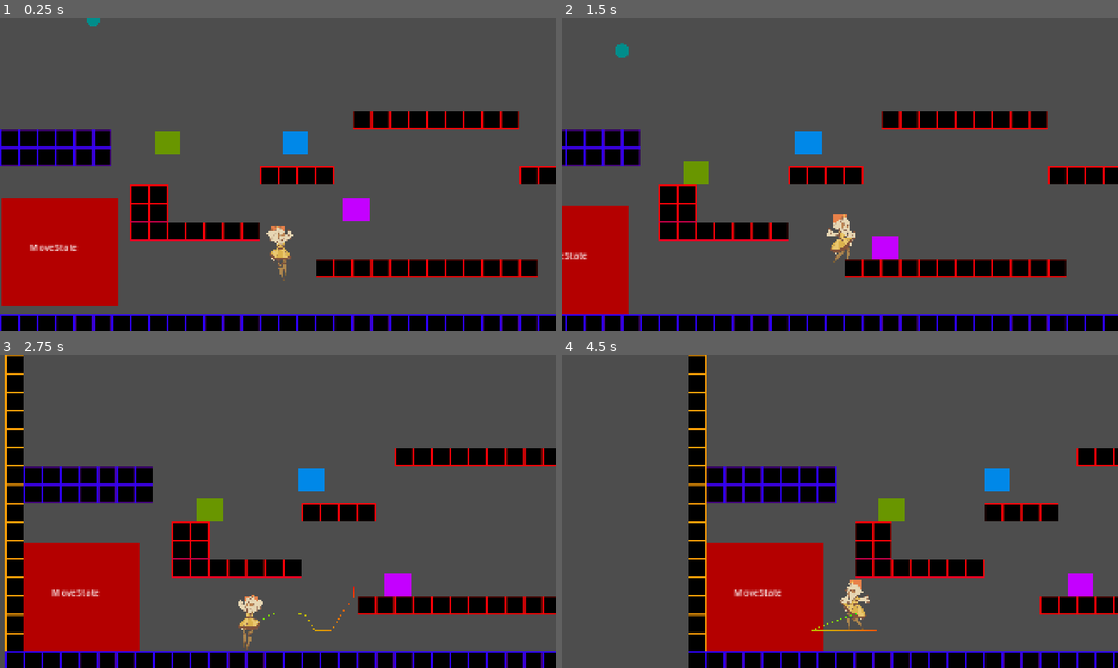
Above: before the commit, frames 1-4 (two rows, left to right).
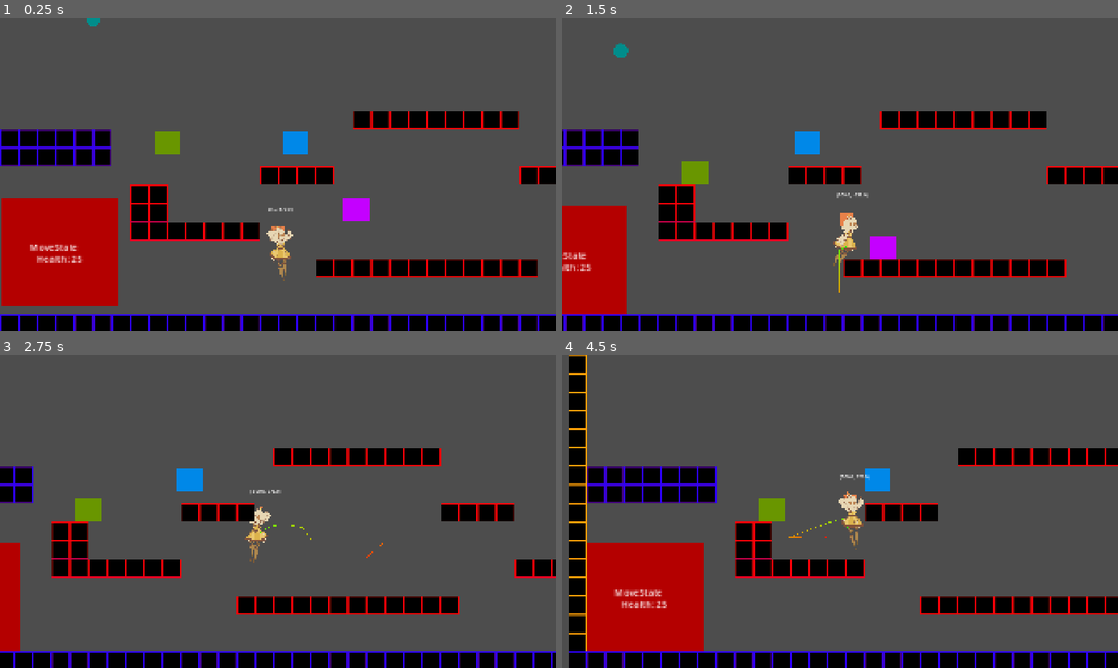
Above: after the commit, the same moments.

Repository: cmoll24/2025_IGC_Vela_Spark
Game: Godot game, scene res://src/levels/old/old_level_1V2.tscn
Same seed, same stepped clock (60 frames per second), same inputs: the game is played once before the commit and once after it. This scene is started directly instead of the project's main scene.
Inputs (mouse positions are in pixels of both pictures, inside the frame that each line leads up to):
- Up to frame 1 (0.25 s): no input
- Up to frame 2 (1.5 s): tap Enter at 0.5 s; move the mouse to (812, 237) at 0.52 s; hold C (dash) 0.53-1.28 s; hold Right (move_right) from 0.53 s (still down); click (812, 237) at 0.67 s; tap Z (jump) at 0.77, 0.8, 1.07, 1.35 s; move the mouse to (1006, 221) at 1.27 s
- Up to frame 3 (2.75 s): tap Z (jump) at 1.52, 1.82, 2.3 s; tap C (dash) at 1.55 s; move the mouse to (111, 464) at 2.02 s; release Right (move_right) at 2.03 s; hold Left (move_left) from 2.03 s (still down); hold C (dash) from 2.03 s (still down)
- Up to frame 4 (4.5 s): move the mouse to (867, 511) at 2.77 s; release C (dash) at 2.78 s; tap C (dash) at 2.85, 4.35 s; click (867, 511) at 2.92 s; tap Z (jump) at 3.02, 3.32 s; move the mouse to (756, 433) at 3.52 s; hold Z (jump) 3.53-4.28 s; move the mouse to (962, 495) at 4.27 s; release Left (move_left) at 4.28 s; hold Right (move_right) from 4.28 s (still down)

The runs differ from the first frame. In frame 1, 0.2% of the frame differs, in the area x 6-53%, y 60-79%; in frame 2, 3.4%; in frame 3, 27%; in frame 4, 36%, in the area x 1-100%, y 0-100%.

Commit message:
Added chain dash, hit anim and variable player ground collision box

Diff:
--- a/2025-igc-boss/src/boss/Boss.tscn
+++ b/2025-igc-boss/src/boss/Boss.tscn
@@ -87,6 +87,14 @@
 scale = Vector2(2, 2)
 text = "Current State"
 
+[node name="Health" type="Label" parent="."]
+offset_left = -104.0
+offset_top = 12.0
+offset_bottom = 35.0
+scale = Vector2(2, 2)
+text = "Health"
+horizontal_alignment = 1
+
 [node name="RightWallCheck" type="RayCast2D" parent="."]
 position = Vector2(0, 152)
 target_position = Vector2(400, 0)
--- a/2025-igc-boss/src/boss/boss.gd
+++ b/2025-igc-boss/src/boss/boss.gd
@@ -16,7 +16,7 @@
 @export var boss_positions : Array[Vector2]
 var current_pos_index : int = 0
 
-var health : int = 16
+var health : int = 25
 
 func get_next_boss_position():
 	return boss_positions[current_pos_index]
@@ -30,6 +30,7 @@
 	state_machine.transition_to(state_machine.states.keys().pick_random())
 
 func _process(_delta: float) -> void:
+	$Health.text = "Health: " + str(health)
 	if right_wall_check.is_colliding() or right_wall_check_2.is_colliding():
 		state_machine.transition_to("MoveState", -1)
 	elif left_wall_check.is_colliding() or left_wall_check_2.is_colliding():
--- a/2025-igc-boss/src/boss/boss_states/porcupineHeal.gd
+++ b/2025-igc-boss/src/boss/boss_states/porcupineHeal.gd
@@ -2,7 +2,7 @@
 class_name PorcupineHeal
 @export var boss : Boss
 
-@export var PORCUPINE_DURATION = 5
+@export var PORCUPINE_DURATION = 3
 
 var porcupine_timer = PORCUPINE_DURATION
 
@@ -11,8 +11,8 @@
 
 func enter(_arg):
 	porcupine_timer = PORCUPINE_DURATION
-	summon_projectile(deg_to_rad(50))
-	summon_projectile(deg_to_rad(130))
+	summon_projectile(deg_to_rad(20))#deg_to_rad(50))
+	summon_projectile(deg_to_rad(160))#deg_to_rad(130))
 
 func physics_update(delta: float) -> void:
 	porcupine_timer -= delta
@@ -28,8 +28,8 @@
 	instance.spawnPos = boss.global_position
 	instance.angle = angle
 	instance.SPEED = 500
-	instance.TIME_UNTIL_SWITCH = 0.5
-	instance.FREEZE_TIME = 1
-	instance.TIME_UNTIL_DESPAWN = PORCUPINE_DURATION - 1.5
+	instance.TIME_UNTIL_SWITCH = 0.3
+	instance.FREEZE_TIME = 0.7
+	instance.TIME_UNTIL_DESPAWN = PORCUPINE_DURATION - 1
 	Global.get_projectile_tree().add_child(instance)
 	instance.add_rider(static_enemy)
--- a/2025-igc-boss/src/boss/boss_states/teleportState.gd
+++ b/2025-igc-boss/src/boss/boss_states/teleportState.gd
@@ -19,7 +19,7 @@
 
 func teleport():
 
-	await get_tree().create_timer(1).timeout
+	await get_tree().create_timer(0.5).timeout
 
 	boss.global_position = offscreen_posiiton
 
@@ -31,4 +31,10 @@
 
 	boss.global_position = target_location
 	boss.increase_boss_pos_index()
-	transition.emit("porcupineHeal")
+
+	var choice = randi_range(0,99)
+
+	if choice < 60:
+		transition.emit("porcupineHeal")
+	else:
+		transition.emit("aimAttack")
--- a/2025-igc-boss/src/player/player.tscn
+++ b/2025-igc-boss/src/player/player.tscn
@@ -7,11 +7,15 @@
 [ext_resource type="PackedScene" uid="uid://quo4cjhqfu2a" path="res://src/player/playerAttack.tscn" id="5_5f2sf"]
 [ext_resource type="Texture2D" uid="uid://btyf7jjifl8q7" path="res://assets/character/Candle_Character_Static 2.png" id="5_l271a"]
 [ext_resource type="Texture2D" uid="uid://b84o3jcv3xoub" path="res://assets/character/Candle_Character_Static.png" id="6_8ydov"]
+[ext_resource type="Texture2D" uid="uid://dfj0l6n30o4cl" path="res://assets/character/Taking_Damage.png" id="6_ylhto"]
 [ext_resource type="Texture2D" uid="uid://6ov3g338cssa" path="res://assets/character/Jump2.png" id="8_ylhto"]
 [ext_resource type="Texture2D" uid="uid://b6uqqs5focbsv" path="res://assets/character/Static.png" id="9_cwolq"]
 
 [sub_resource type="RectangleShape2D" id="RectangleShape2D_rxibo"]
 size = Vector2(28, 178)
+
+[sub_resource type="RectangleShape2D" id="RectangleShape2D_ylhto"]
+size = Vector2(28, 126)
 
 [sub_resource type="Animation" id="Animation_5f2sf"]
 resource_name = "Fall"
@@ -85,6 +89,14 @@
 }, {
 "frames": [{
 "duration": 1.0,
+"texture": ExtResource("6_ylhto")
+}],
+"loop": true,
+"name": &"hit",
+"speed": 5.0
+}, {
+"frames": [{
+"duration": 1.0,
 "texture": ExtResource("6_8ydov")
 }],
 "loop": true,
@@ -109,7 +121,7 @@
 }]
 
 [sub_resource type="RectangleShape2D" id="RectangleShape2D_8ydov"]
-size = Vector2(182, 157)
+size = Vector2(290, 157)
 
 [sub_resource type="RectangleShape2D" id="RectangleShape2D_jiejy"]
 size = Vector2(78, 157)
@@ -118,9 +130,14 @@
 collision_layer = 2
 script = ExtResource("1_4anbu")
 
-[node name="CollisionShape2D" type="CollisionShape2D" parent="."]
+[node name="GroundCollision" type="CollisionShape2D" parent="."]
 position = Vector2(0, -15)
 shape = SubResource("RectangleShape2D_rxibo")
+
+[node name="AirCollision" type="CollisionShape2D" parent="."]
+position = Vector2(0, -32)
+shape = SubResource("RectangleShape2D_ylhto")
+disabled = true
 
 [node name="AnimationPlayer" type="AnimationPlayer" parent="."]
 libraries = {
@@ -143,7 +160,6 @@
 color = Color(1, 0, 0, 1)
 
 [node name="Debug_Label" type="Label" parent="."]
-visible = false
 offset_left = -33.0
 offset_top = -190.0
 offset_right = 17.0
@@ -152,7 +168,7 @@
 
 [node name="PlayerMovement" parent="." node_paths=PackedStringArray("player", "ground_detector", "air_jump_detector", "debug_label") instance=ExtResource("3_244u8")]
 player = NodePath("..")
-ground_detector = NodePath("../GroundDetector")
+ground_detector = NodePath("../SafeGroundDetector")
 air_jump_detector = NodePath("../AirJumpDetector")
 debug_label = NodePath("../Debug_Label")
 
@@ -161,11 +177,13 @@
 hitbox = NodePath("../player_hitbox")
 danger_detector = NodePath("../danger_detector")
 
-[node name="PlayerAttack" parent="." node_paths=PackedStringArray("player", "attackbox") instance=ExtResource("5_5f2sf")]
+[node name="PlayerAttack" parent="." node_paths=PackedStringArray("player", "attackbox", "attack_look_ahead") instance=ExtResource("5_5f2sf")]
 player = NodePath("..")
 attackbox = NodePath("../flippable/player_attackbox")
+attack_look_ahead = NodePath("../flippable/attack_look_ahead")
 
 [node name="player_hitbox" type="Area2D" parent="."]
+visible = false
 collision_layer = 0
 collision_mask = 12
 
@@ -175,6 +193,7 @@
 debug_color = Color(0.7026044, 0.2792841, 1, 0.41960785)
 
 [node name="danger_detector" type="Area2D" parent="."]
+visible = false
 position = Vector2(0, -10)
 collision_layer = 0
 collision_mask = 12
@@ -183,7 +202,23 @@
 shape = SubResource("RectangleShape2D_l271a")
 debug_color = Color(0.8948004, 0.00023064256, 0.7885427, 0.41960785)
 
-[node name="GroundDetector" type="RayCast2D" parent="."]
+[node name="SafeGroundDetector" type="RayCast2D" parent="."]
+target_position = Vector2(0, 100)
+
+[node name="GroundDetectorRight" type="RayCast2D" parent="."]
+position = Vector2(13, 0)
+target_position = Vector2(0, 70)
+
+[node name="GroundDetectorLeft" type="RayCast2D" parent="."]
+position = Vector2(-13, 0)
+target_position = Vector2(0, 70)
+
+[node name="GroundDetectorLongRight" type="RayCast2D" parent="."]
+position = Vector2(11, 0)
+target_position = Vector2(0, 100)
+
+[node name="GroundDetectorLongLeft" type="RayCast2D" parent="."]
+position = Vector2(-11, 0)
 target_position = Vector2(0, 100)
 
 [node name="AirJumpDetector" type="RayCast2D" parent="."]
@@ -195,7 +230,7 @@
 position = Vector2(9, -20)
 scale = Vector2(0.16, 0.16)
 sprite_frames = SubResource("SpriteFrames_2smqc")
-animation = &"idle"
+animation = &"jump1"
 
 [node name="Sprite2D2" type="Sprite2D" parent="flippable"]
 visible = false
@@ -205,15 +240,17 @@
 texture = ExtResource("9_cwolq")
 
 [node name="attack_look_ahead" type="Area2D" parent="flippable"]
+visible = false
 collision_layer = 0
 collision_mask = 4
 
 [node name="CollisionShape2D" type="CollisionShape2D" parent="flippable/attack_look_ahead"]
-position = Vector2(83, -28.5)
+position = Vector2(137, -28.5)
 shape = SubResource("RectangleShape2D_8ydov")
 debug_color = Color(1, 0.8413334, 0.32, 0.41960785)
 
 [node name="player_attackbox" type="Area2D" parent="flippable"]
+visible = false
 collision_layer = 0
 collision_mask = 4
 
--- a/2025-igc-boss/src/player/playerAttack.gd
+++ b/2025-igc-boss/src/player/playerAttack.gd
@@ -6,29 +6,57 @@
 @export var attackbox : Area2D
 @export var attack_look_ahead : Area2D
 
+var enemies_attacked_during_dash : Array = []
+
 func _ready() -> void:
+	#Engine.time_scale = 0.5
 	attackbox.body_entered.connect(_on_player_attackbox_body_entered)
 	attackbox.body_exited.connect(_on_player_attackbox_body_exited)
 
-func check_dash_attack():
-	pass
-	#for x in attackbox.get_overlapping_bodies():
-	#	check_attack_body(x)
+func try_dash_attack():
+	for x in attackbox.get_overlapping_bodies():
+		print('already collided start dash attack')
+		check_attack_body(x)
+
+func chain_dash_attack() -> bool:
+	for x in attack_look_ahead.get_overlapping_bodies():
+		if (x is Enemy or x is Boss) and not player.move_control.dash_state and not has_attacked(x):
+			print('chain dash')
+			player.move_control.continue_dash()
+			return true
+	return false
+
+func check_end_dash():
+	for x in attack_look_ahead.get_overlapping_bodies():
+		if (x is Enemy or x is Boss):
+			return
+	print('no more overlapping enemies')
+	player.move_control.end_dash_attack()
 
 func _on_player_attackbox_body_entered(body : Node2D) -> void:
 	if player.move_control.dash_state and (body is Enemy or body is Boss):
+		print('collide start dash attack')
 		check_attack_body(body)
 
 func check_attack_body(body : Node2D):
 	if body is Enemy or body is Boss:
-		player.move_control.dash_state = true
+		print('attack', body)
 		if not player.move_control.dash_attack_state:
 			player.move_control.dash_attack()
 		body.hit(player)
+		enemies_attacked_during_dash.append(body)
 
 func _on_player_attackbox_body_exited(body : Node2D) -> void:
 	if player.move_control.dash_attack_state and (body is Enemy or body is Boss):
+		print('exit enemy end dash attack')
 		player.move_control.end_dash_attack()
+
+func has_attacked(enemy : Node2D):
+	return enemy in enemies_attacked_during_dash
+
+
+func reset_dash():
+	enemies_attacked_during_dash.clear()
 
 #func attack(body : Node2D):
 #	if body is Enemy or body is Boss:
--- a/2025-igc-boss/src/player/playerController.gd
+++ b/2025-igc-boss/src/player/playerController.gd
@@ -10,12 +10,31 @@
 @onready var animation_player = $AnimationPlayer
 @onready var animated_sprite = $flippable/PlayerSprite
 
+@onready var ground_collision = $GroundCollision
+@onready var air_collision = $AirCollision
+
+@onready var ground_detector_right = $GroundDetectorRight
+@onready var ground_detector_left = $GroundDetectorLeft
+@onready var ground_detector_long_right = $GroundDetectorLongRight
+@onready var ground_detector_long_left = $GroundDetectorLongLeft
+
 var is_dead = false
 
 func _ready():
 	add_to_group("player")
 
 func _physics_process(delta: float) -> void:
+	if ground_detector_right.is_colliding() or ground_detector_left.is_colliding():
+		var collision_length = min(ground_detector_right.global_position.distance_to(ground_detector_right.get_collision_point()),
+									ground_detector_left.global_position.distance_to(ground_detector_left.get_collision_point()),)
+		velocity.y = clamp(-10_000/collision_length, -500, -50)
+	elif ground_detector_long_right.is_colliding() and ground_detector_long_left.is_colliding():
+		ground_collision.disabled = false
+		air_collision.disabled = true
+	else:
+		ground_collision.disabled = true
+		air_collision.disabled = false
+
 	move_control.physics_update(delta)
 
 	debug_animation()
@@ -35,7 +54,9 @@
 	elif move_control.air_jump_amount == 0:
 		$ColorRect.color = Color.DARK_GREEN
 
-	if move_control.is_big_jump_peak():
+	if move_control.is_knocked_back:
+		animated_sprite.play("hit")
+	elif move_control.is_big_jump_peak():
 		animated_sprite.play("jump2")
 	elif velocity.y > 0:
 		animated_sprite.play("fall")
--- a/2025-igc-boss/src/player/playerMovement.gd
+++ b/2025-igc-boss/src/player/playerMovement.gd
@@ -136,6 +136,9 @@
 
 	player.velocity.x = current_dash_speed * dash_direction
 	player.velocity.y = 0
+
+	if dash_attack_state:
+		player.attack_control.check_end_dash()
 
 func knockback_process(delta):
 	#replace the normal velocity to one that's determind by knockback_vector
@@ -188,7 +191,16 @@
 	dash_direction = direction_facing
 	dash_turn_around_timer.start()
 
-	player.attack_control.check_dash_attack()
+	player.attack_control.try_dash_attack()
+
+func continue_dash():
+	has_dash = false
+	dash_state = true
+	current_dash_speed = DASH_SPEED #* 3
+	player.velocity.y = 0
+	dash_duration.start()
+	get_player_direction()
+	dash_direction = direction_facing
 
 func dash_attack() -> void:
 	has_dash = false
@@ -214,15 +226,16 @@
 func end_dash_attack():
 	has_dash = true
 	air_jump_amount = MAX_AIR_JUMP_AMOUNT
-
-	player.velocity.y = -JUMP_SPEED * 0.3
-	player.velocity.x = dash_direction * DASH_SPEED
 	dash_state = false
 	dash_attack_state = false
-	player.health_control._on_invincibility_timer_timeout()
 	dash_attack_cooldown.stop()
+
+	if not player.attack_control.chain_dash_attack():
+		player.velocity.y = -JUMP_SPEED * 0.3
+		player.velocity.x = dash_direction * DASH_SPEED
+		player.health_control._on_invincibility_timer_timeout()
+		player.attack_control.reset_dash()
 	#end_dash()
-	player.attack_control.check_dash_attack()
 
 func apply_knockback(from_position: Vector2) -> void:
 	#knock player off the opposite direction
Binary file added: 2025-igc-boss/assets/character/Taking_Damage.png
Not shown, added: 2025-igc-boss/assets/character/Taking_Damage.png.import
Not shown: 1 places in 2025-igc-boss/src/player/player.tscn that only renumber resources
